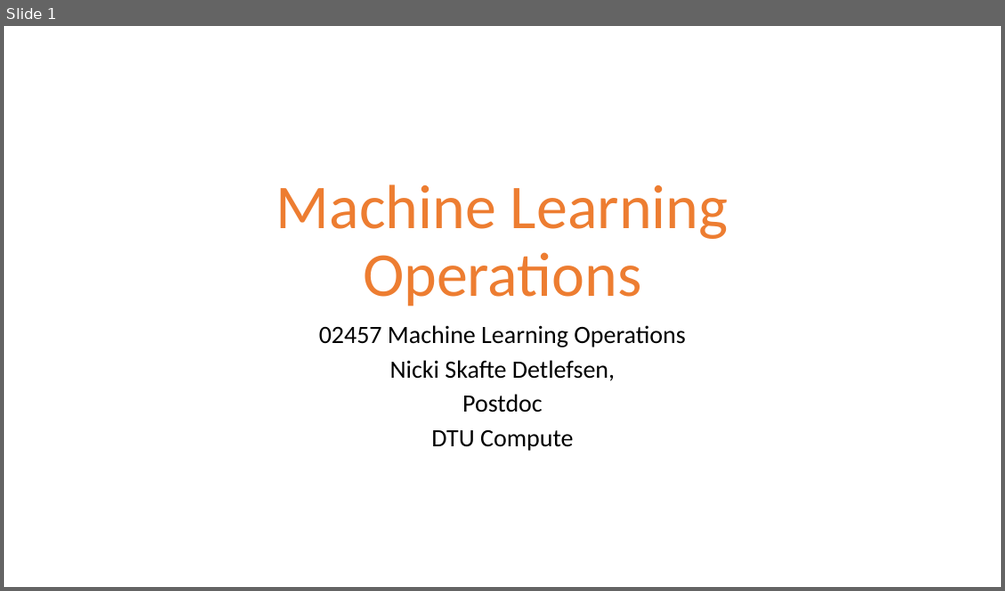
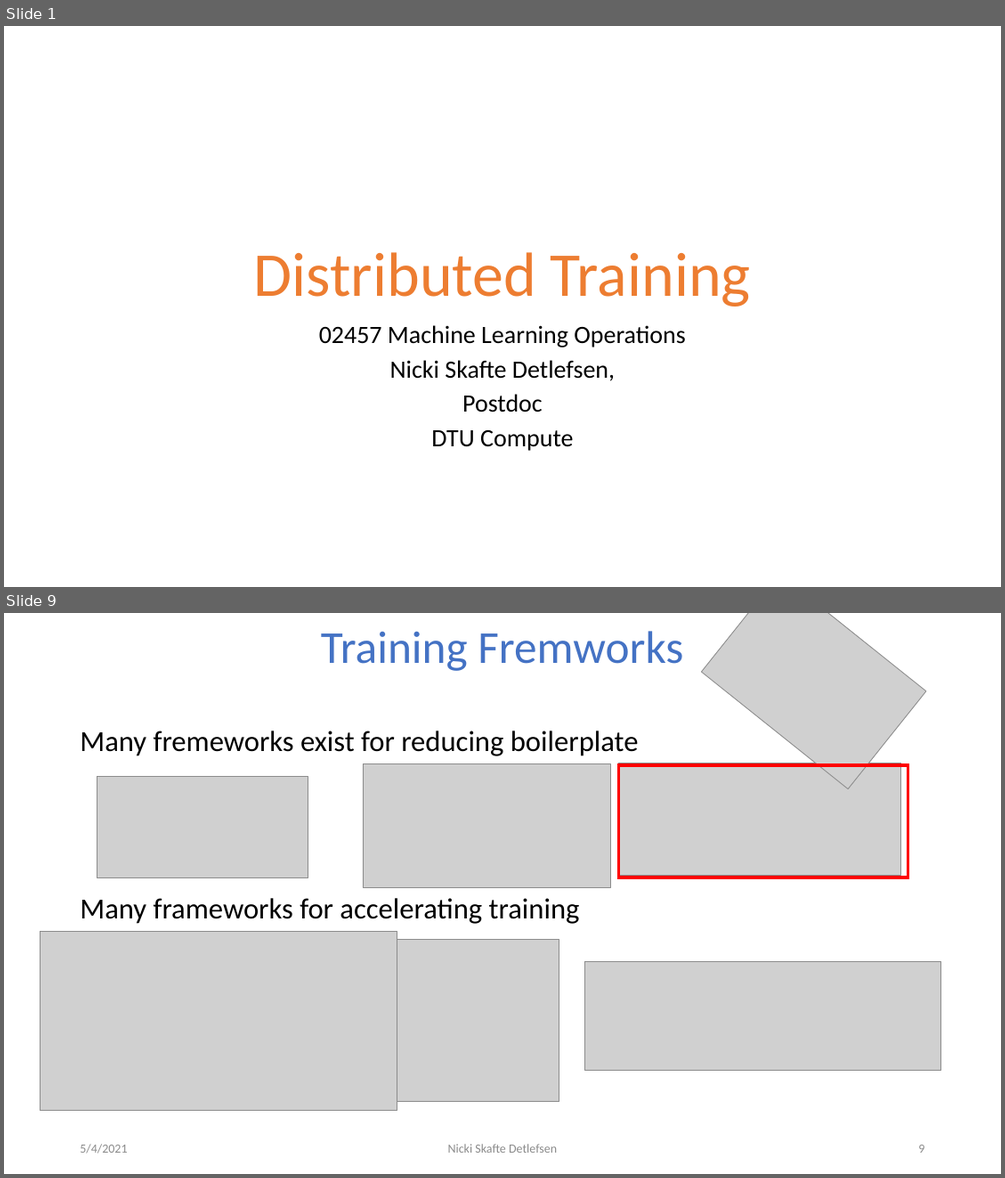
Before and after one commit to DeepEasterbunny/dtu_mlops, a slide deck: 7_distributed_training/DistributedTraining.pptx. Shown one above the other, each under a label of ours: slide 1 before the commit, slides 1 and 9 after it; the slides between them are not shown. The pictures are 1005x591 and 1005x1178 pixels, drawn with LibreOffice and Linux fonts; fonts in the diff are those of the drawing; grey boxes stand for pictures; background and template pictures are left out. Boxes give left, top, right and bottom in pixels: in the first picture for what was removed or moved away, otherwise in the second. Text is boxed around its words. In the diff, an @@ line names an element or a change of style, - is before the commit and + after.

```diff
--- a/7_distributed_training/DistributedTraining.pptx
+++ b/7_distributed_training/DistributedTraining.pptx
@@ slide 9 added at (4,613,1001,1174), background #FFFFFF @@
@@ title added at (321,631,683,671), 44 pt, text #4472C4 @@
+Training Fremworks
@@ picture added at (701,613,926,788) @@
@@ text added at (80,730,639,924), 28 pt, text #000000 @@
+Many fremeworks exist for reducing boilerplate
+Many frameworks for accelerating training
@@ picture added at (363,764,610,887) @@
@@ picture added at (619,763,900,876) @@
@@ rectangle added at (619,765,908,877), outline #FF0000 3 pt @@
@@ picture added at (97,777,307,877) @@
@@ picture added at (40,931,396,1110) @@
@@ picture added at (397,939,559,1102) @@
@@ picture added at (585,962,941,1070) @@
@@ text added at (80,1143,127,1153), 12 pt, text #8C8C8C @@
+5/4/2021
@@ text added at (448,1143,557,1152), 12 pt, text #8C8C8C @@
+Nicki Skafte Detlefsen
@@ page number added at (918,1144,924,1152), 12 pt, text #8C8C8C @@
+9
@@ slide 1 changed as well @@
@@ title at (254,252,751,306): text changed @@
-Machine Learning Operations
+Distributed Training
```
Also in this commit, not shown: 4 other slides changed, 4 other slides added, 3 slides removed, 4 other files.
